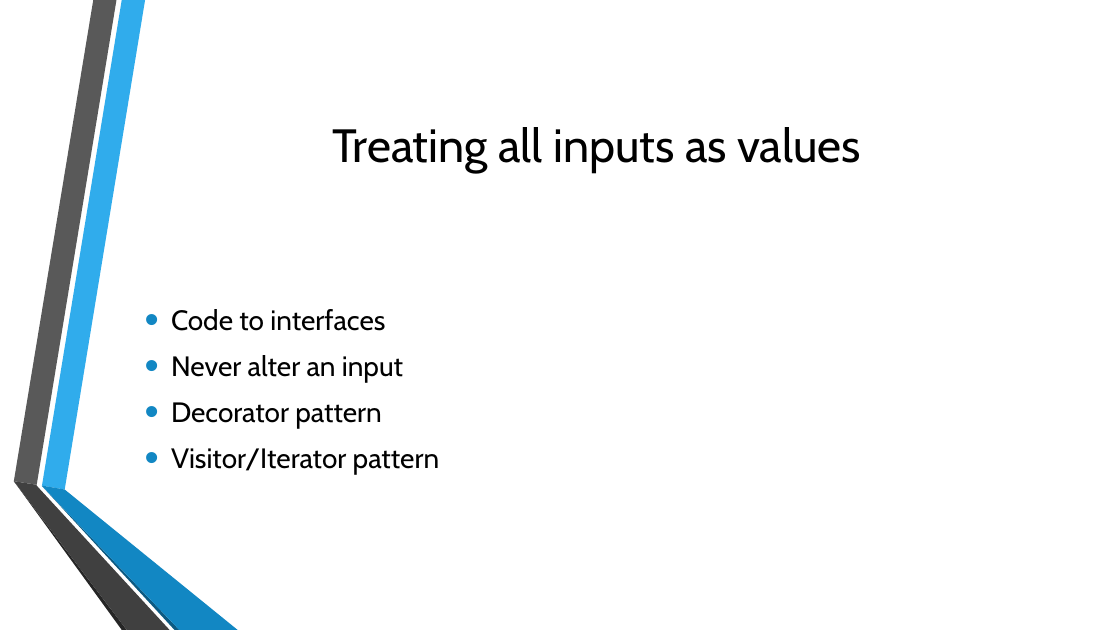
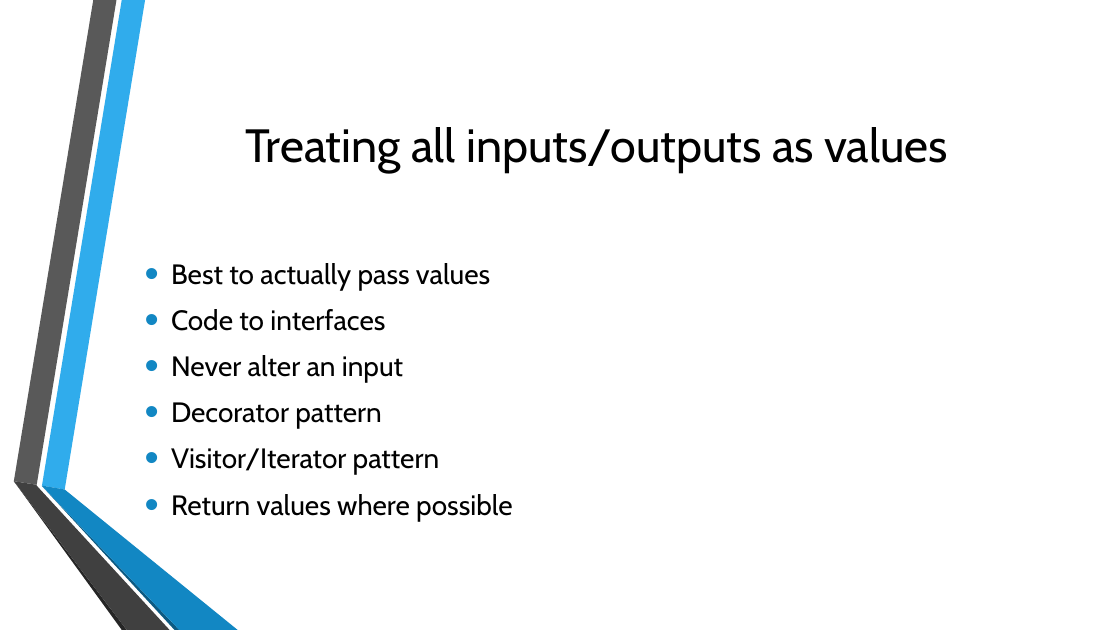
Before and after one commit to m0smith/presentations, a slide deck: slide 13 of FunctionalProgrammingForJavaDevelopers/ppt/Functional Programming for Object-Oriented Developers.pptx (slide 12 before the commit). Drawn at 1120x630 pixels with LibreOffice and Linux fonts; fonts in the diff are those of the drawing; background and template pictures are left out. Boxes give left, top, right and bottom in pixels: in the first picture for what was removed or moved away, otherwise in the second. Text is boxed around its words. In the diff, an @@ line names an element or a change of style, - is before the commit and + after.

```diff
--- a/FunctionalProgrammingForJavaDevelopers/ppt/Functional Programming for Object-Oriented Developers.pptx
+++ b/FunctionalProgrammingForJavaDevelopers/ppt/Functional Programming for Object-Oriented Developers.pptx
@@ title at box(245, 127, 948, 173): text changed @@
-Treating all inputs as values
+Treating all inputs/outputs as values
@@ text at box(171, 263, 490, 290): paragraph added @@
+• Best to actually pass values
@@ text at box(171, 494, 512, 521): paragraph added @@
+• Return values where possible
```
Also in this commit, not shown: 6 other slides changed, 3 slides added.
